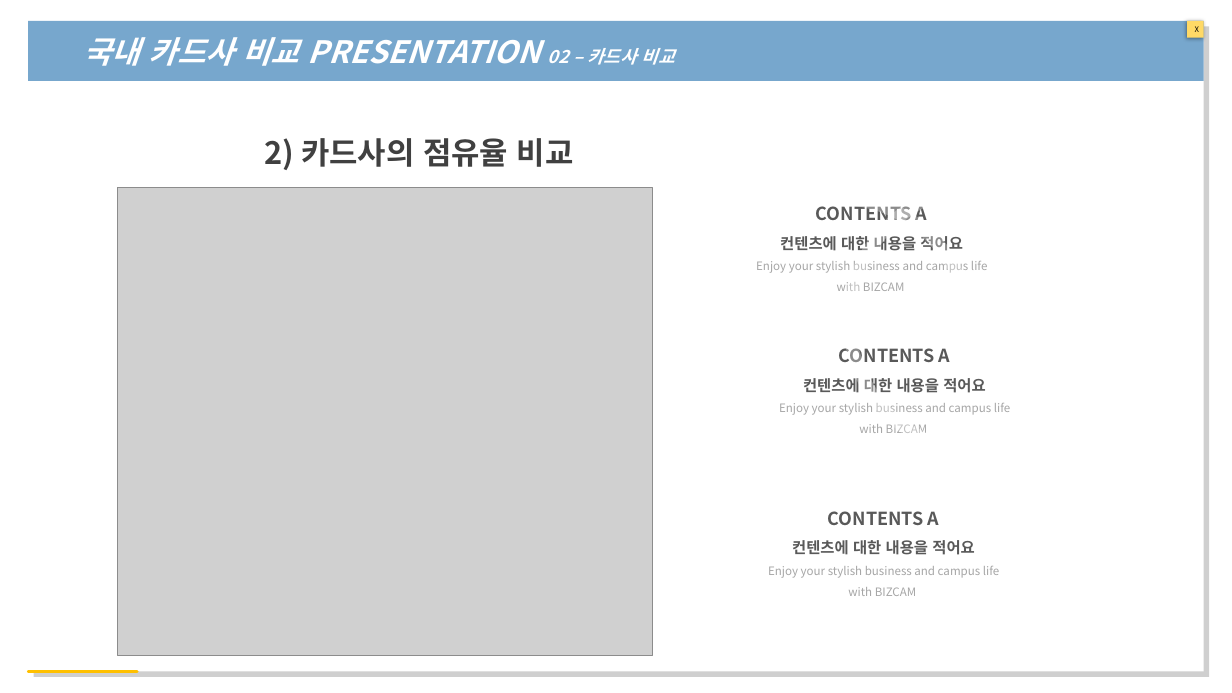
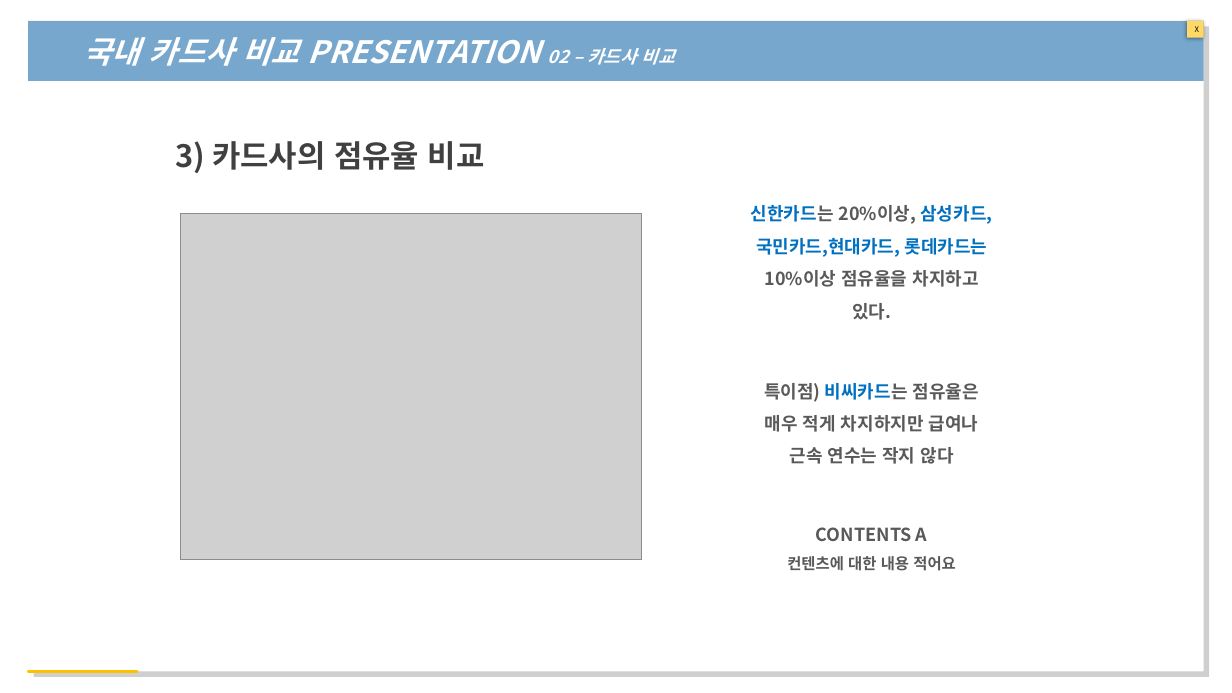
Before and after one commit to yeonji0-0/-22-01-24-, a slide deck: slide 11 of 개인 EDA 프레젠테이션.pptx (slide 6 before the commit). Drawn at 1232x693 pixels with LibreOffice and Linux fonts; fonts in the diff are those of the drawing; grey boxes stand for pictures. Boxes give left, top, right and bottom in pixels: in the first picture for what was removed or moved away, otherwise in the second. Text is boxed around its words. In the diff, an @@ line names an element or a change of style, - is before the commit and + after.

```diff
--- a/개인 EDA 프레젠테이션.pptx
+++ b/개인 EDA 프레젠테이션.pptx
@@ text at (175, 141, 485, 173): text changed @@
-2) 카드사의 점유율 비교
+3) 카드사의 점유율 비교
@@ ellipse removed at (706, 199, 970, 463) @@
@@ text at (751, 205, 992, 320): text changed; size 9 to 14 pt; text colour #A6A6A6 to #0070C0; bold on @@
-CONTENTS A
-컨텐츠에 대한 내용을 적어요
-Enjoy your stylish business and campus life with BIZCAM
+신한카드는 20%이상, 삼성카드, 국민카드,현대카드, 롯데카드는 10%이상 점유율을 차지하고 있다.
@@ ellipse removed at (849, 188, 1114, 452) @@
@@ picture: place and size @@
-picture at (117, 188, 653, 655)
+picture at (181, 213, 641, 560)
@@ text at (764, 383, 979, 464): text changed; size 9 to 14 pt; text colour #A6A6A6 to #595959; bold on @@
-CONTENTS A
-컨텐츠에 대한 내용을 적어요
-Enjoy your stylish business and campus life with BIZCAM
+특이점) 비씨카드는 점유율은 매우 적게 차지하지만 급여나 근속 연수는 작지 않다
@@ text "CONTENTS A": place and size @@
-text "CONTENTS A" at (768, 511, 999, 596)
+text "CONTENTS A" at (787, 527, 955, 571)
@@ text at (787, 556, 955, 571): text changed; size 9 to 12 pt; text colour #A6A6A6 to #595959; bold on @@
-컨텐츠에 대한 내용을 적어요
-Enjoy your stylish business and campus life with BIZCAM
+컨텐츠에 대한 내용 적어요
```
Also in this commit, not shown: 4 other slides changed, 7 slides added, 1 slide removed, 7 other files.
